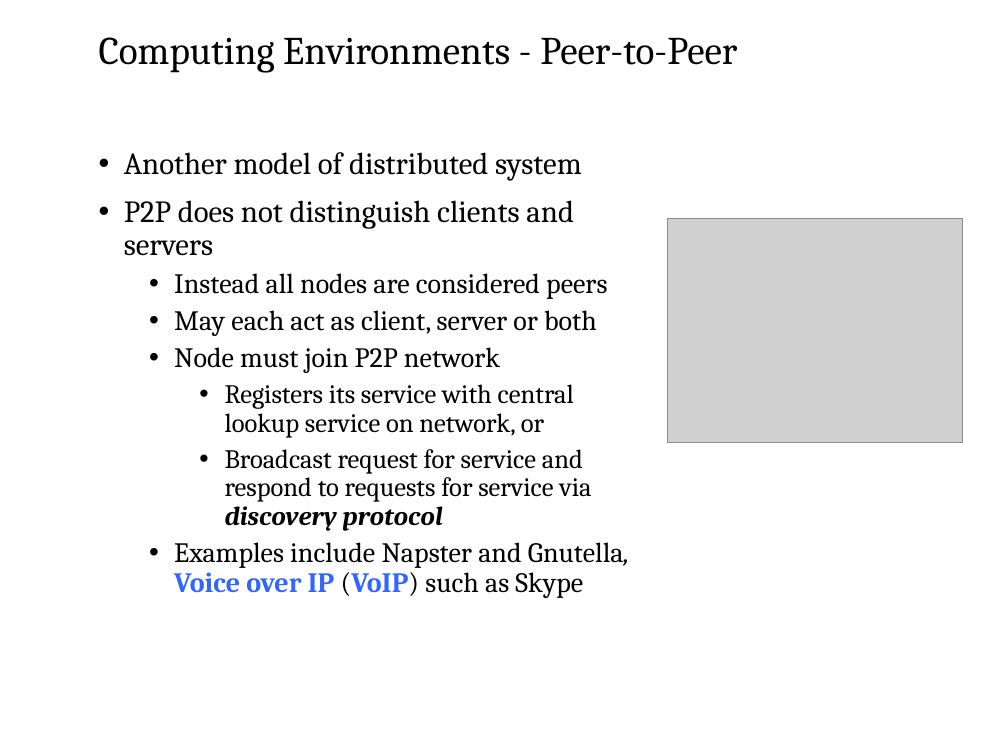
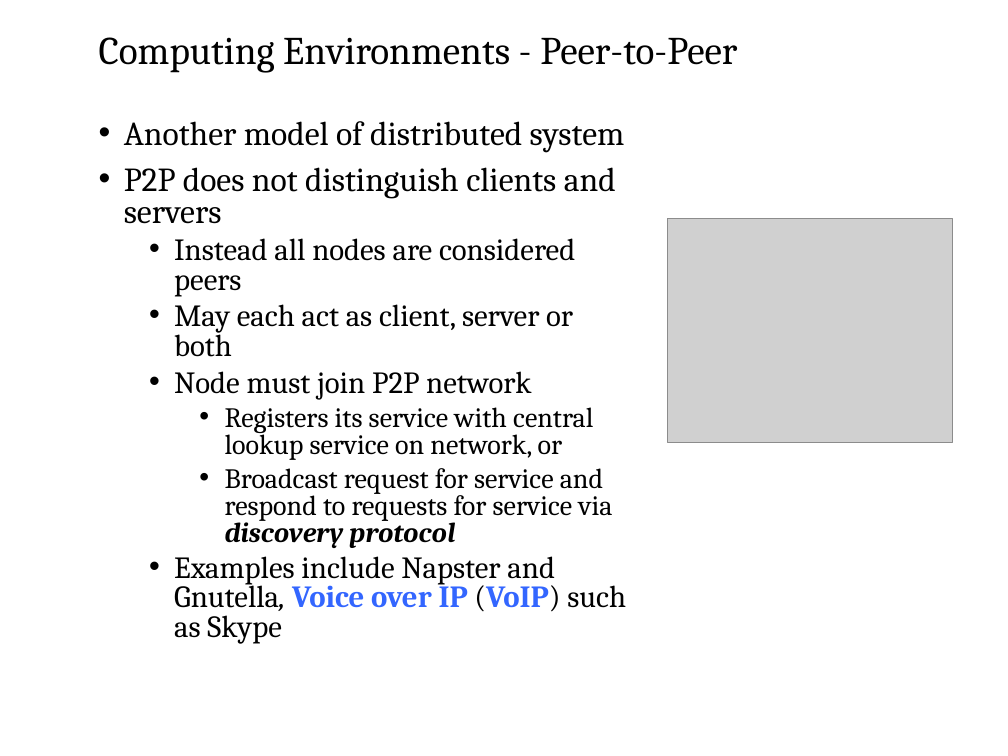
Before and after one commit to josiahkeaton/Training-Materials, a slide deck: slide 51 of Software Testing/Fundamentals of Computer & OS Concepts/ch1.ppt. Drawn at 1008x756 pixels with LibreOffice and Linux fonts; fonts in the diff are those of the drawing; grey boxes stand for pictures; background and template pictures are left out. Boxes give left, top, right and bottom in pixels: in the first picture for what was removed or moved away, otherwise in the second. Text is boxed around its words. In the diff, an @@ line names an element or a change of style, - is before the commit and + after.

```diff
--- a/Software Testing/Fundamentals of Computer & OS Concepts/ch1.ppt
+++ b/Software Testing/Fundamentals of Computer & OS Concepts/ch1.ppt
@@ text "Another model of distributed system": place and size @@
-text "Another model of distributed system" at [124, 152, 629, 598]
+text "Another model of distributed system" at [124, 121, 626, 644]
@@ text "Another model of distributed system" at [124, 121, 626, 644]: size 22 to 24 pt in "Another model of distributed system", "P2P does not distinguish clients and servers"; size 20 to 22 pt in "Instead all nodes are considered peers", "May each act as client, server or ...", "Node must join P2P network", "Examples include Napster and Gnutella, Voice over ..."; size 19 to 20 pt in "Registers its service with central lookup service ...", "Broadcast request for service and respond to ..."; line spacing 0.9 to 0.8 @@
@@ picture: place and size @@
-picture at [668, 219, 963, 443]
+picture at [668, 219, 953, 443]
```
Also in this commit, not shown: 31 other slides changed, 24 other files.
